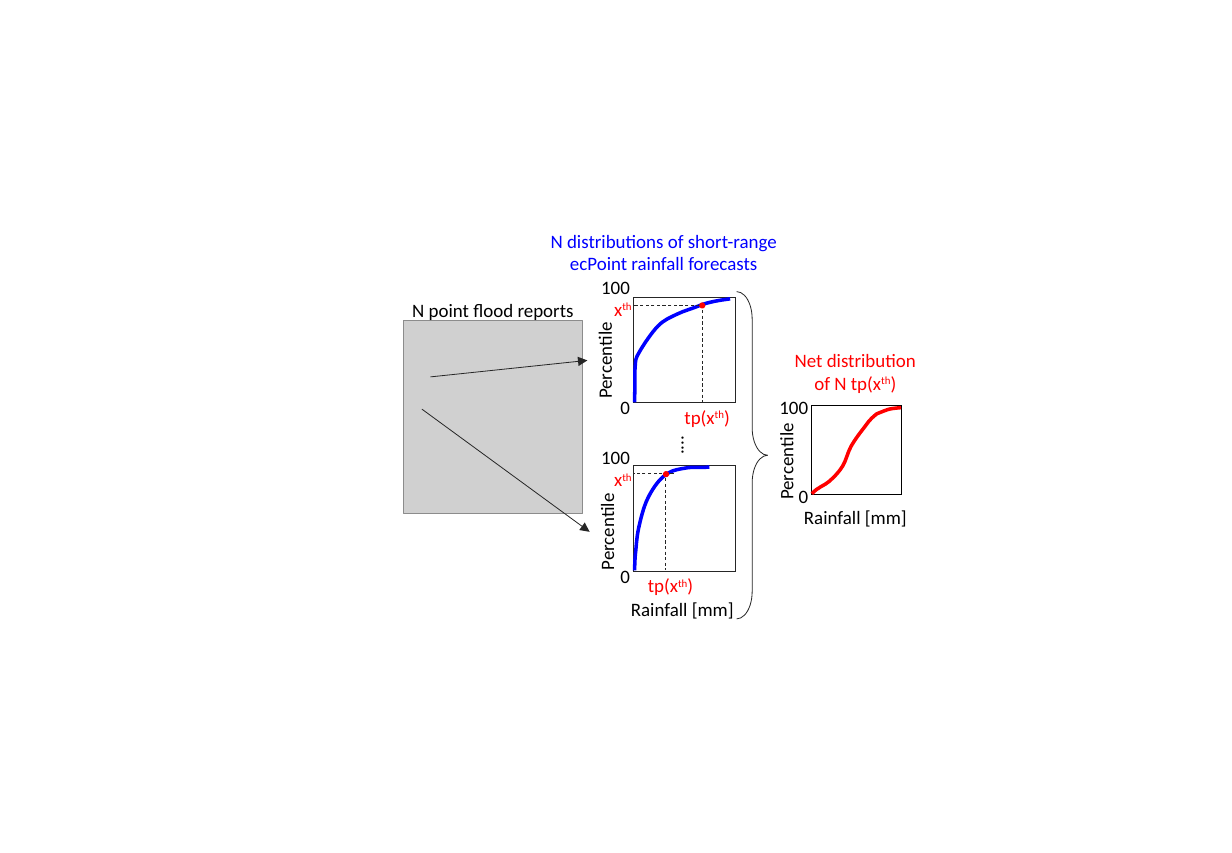
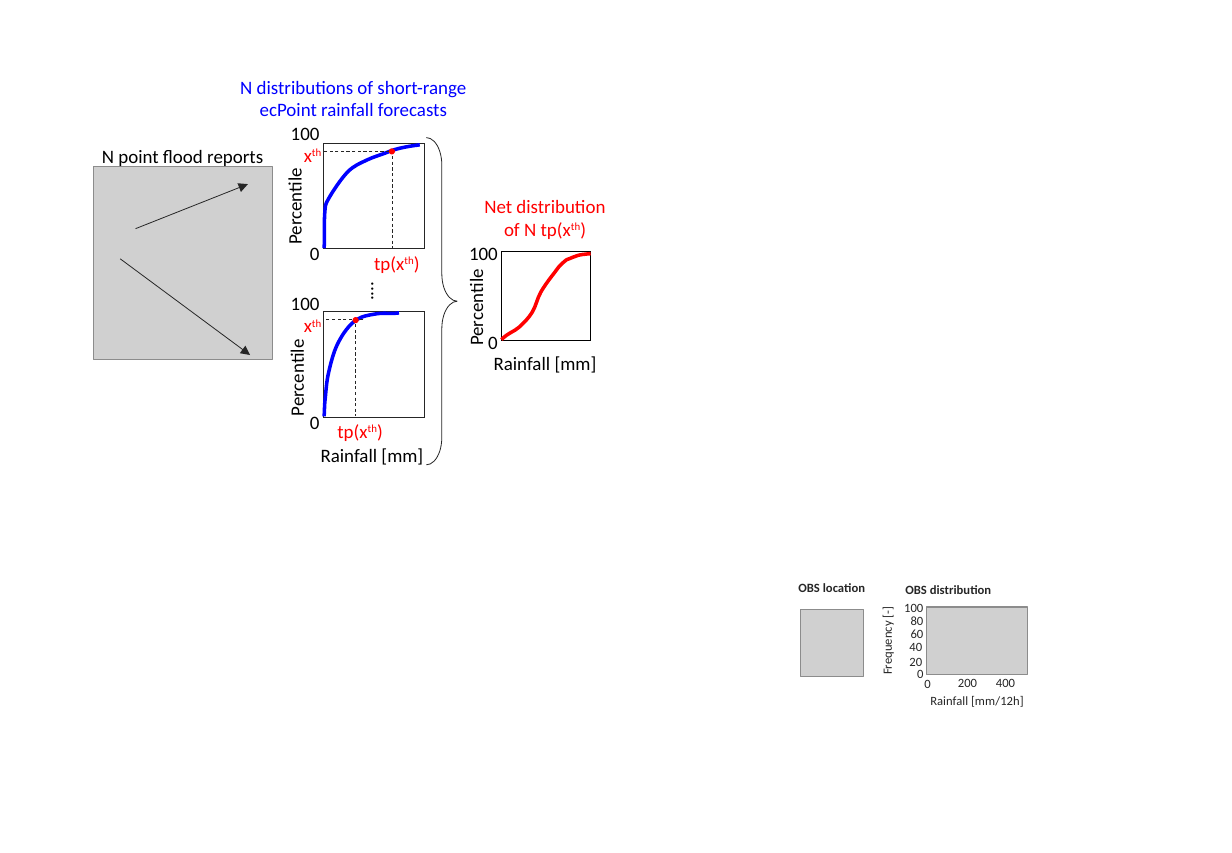
Before and after one commit to FatimaPillosu/Verif_GlobalRainFC_4FlashFloods_Ecuador, a slide deck: slide 3 of Manuscript/Figures/04_METHODS_Flow_Chart.pptx. Drawn at 1232x853 pixels with LibreOffice and Linux fonts; fonts in the diff are those of the drawing; grey boxes stand for pictures. Boxes give left, top, right and bottom in pixels: in the first picture for what was removed or moved away, otherwise in the second. Text is boxed around its words. In the diff, an @@ line names an element or a change of style, - is before the commit and + after.

```diff
--- a/Manuscript/Figures/04_METHODS_Flow_Chart.pptx
+++ b/Manuscript/Figures/04_METHODS_Flow_Chart.pptx
@@ arrow moved from (588, 361) - (431, 377) to (248, 184) - (135, 229) @@
@@ arrow moved from (589, 532) - (422, 410) to (250, 355) - (121, 259) @@
@@ 19 texts, 4 lines, 3 rectangles, 3 freeform shapes, 2 ellipses, 1 picture, 1 right brace: place and size @@
-19 texts, 4 lines, 3 rectangles, 3 freeform shapes, 2 ellipses, 1 picture, 1 right brace at box(404, 235, 916, 619)
+19 texts, 4 lines, 3 rectangles, 3 freeform shapes, 2 ellipses, 1 picture, 1 right brace at box(93, 81, 605, 465)
@@ text added at box(798, 583, 865, 592), 8 pt, text #262626, bold @@
+OBS location
@@ text added at box(905, 585, 991, 594), 8 pt, text #262626, bold @@
+OBS distribution
@@ picture added at box(801, 610, 863, 677) @@
@@ text added at box(880, 627, 895, 673), 8 pt, text #262626 @@
+Frequency [-]
@@ text added at box(904, 604, 923, 612), 8 pt, text #262626 @@
+100
@@ text added at box(911, 616, 924, 625), 8 pt, text #262626 @@
+80
@@ text added at box(911, 629, 924, 638), 8 pt, text #262626 @@
+60
@@ picture added at box(927, 607, 1028, 675) @@
@@ text added at box(909, 643, 922, 651), 8 pt, text #262626 @@
+40
@@ text added at box(909, 658, 922, 666), 8 pt, text #262626 @@
+20
@@ text added at box(917, 670, 923, 678), 8 pt, text #262626 @@
+0
@@ text added at box(924, 680, 930, 688), 8 pt, text #262626 @@
+0
@@ text added at box(958, 679, 977, 687), 8 pt, text #262626 @@
+200
@@ text added at box(996, 679, 1015, 687), 8 pt, text #262626 @@
+400
@@ text added at box(930, 696, 1024, 707), 8 pt, text #262626 @@
+Rainfall [mm/12h]
```
Also in this commit, not shown: 2 other slides changed, 1 slide added, 2 other files.
